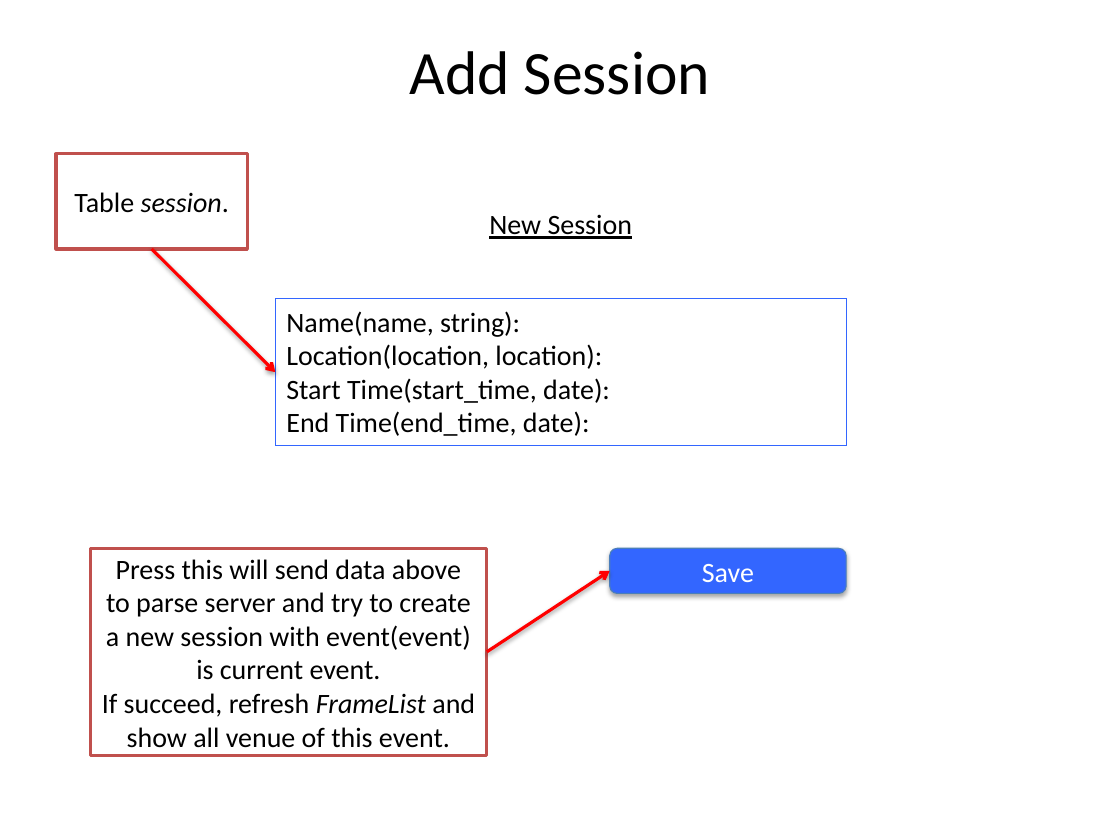
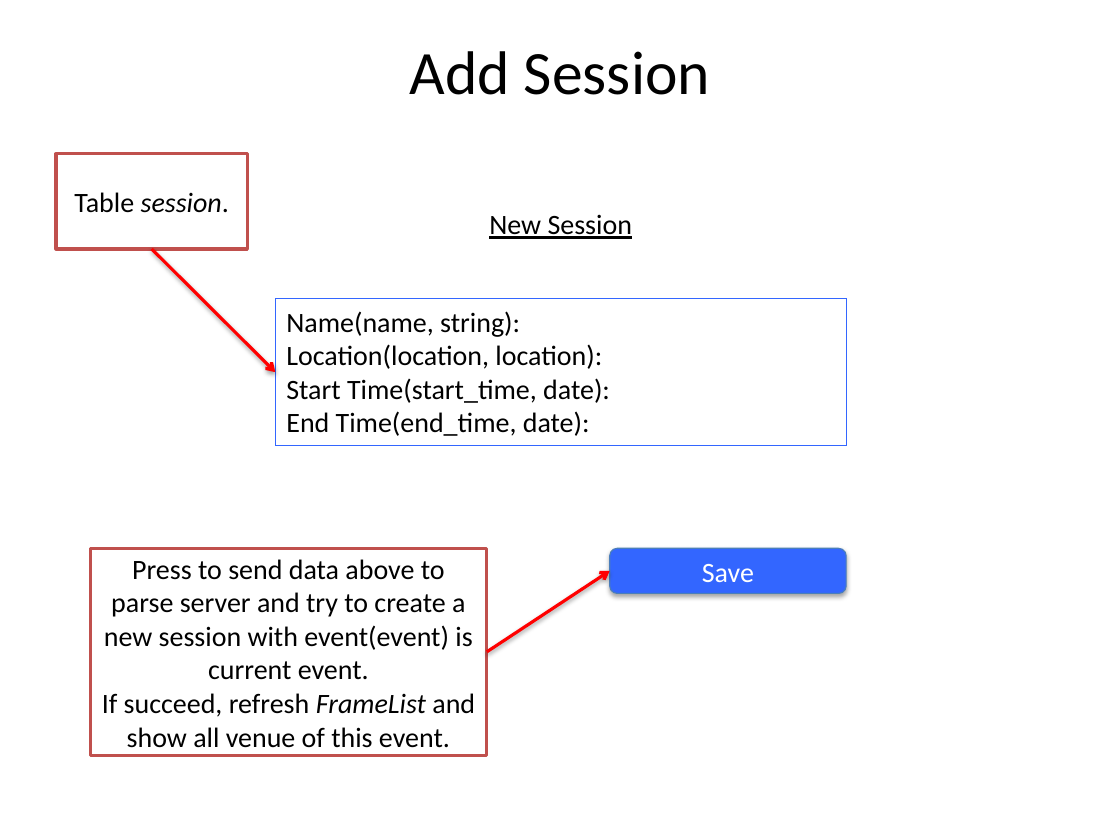
Before and after one commit to jan0054/colloquium.me-dev, a slide deck: slide 9 of web_source/cmmathweb 2.pptx. Drawn at 1120x840 pixels with LibreOffice and Linux fonts; fonts in the diff are those of the drawing. Boxes give left, top, right and bottom in pixels: in the first picture for what was removed or moved away, otherwise in the second. Text is boxed around its words. In the diff, an @@ line names an element or a change of style, - is before the commit and + after.

```diff
--- a/web_source/cmmathweb 2.pptx
+++ b/web_source/cmmathweb 2.pptx
@@ text in rectangle at <box>104,559,472,680</box>: text changed @@
-Press this will send data above to parse server and try to create a new session with event(event) is current event.
+Press to send data above to parse server and try to create a new session with event(event) is current event.
```
Also in this commit, not shown: 9 other slides changed.
